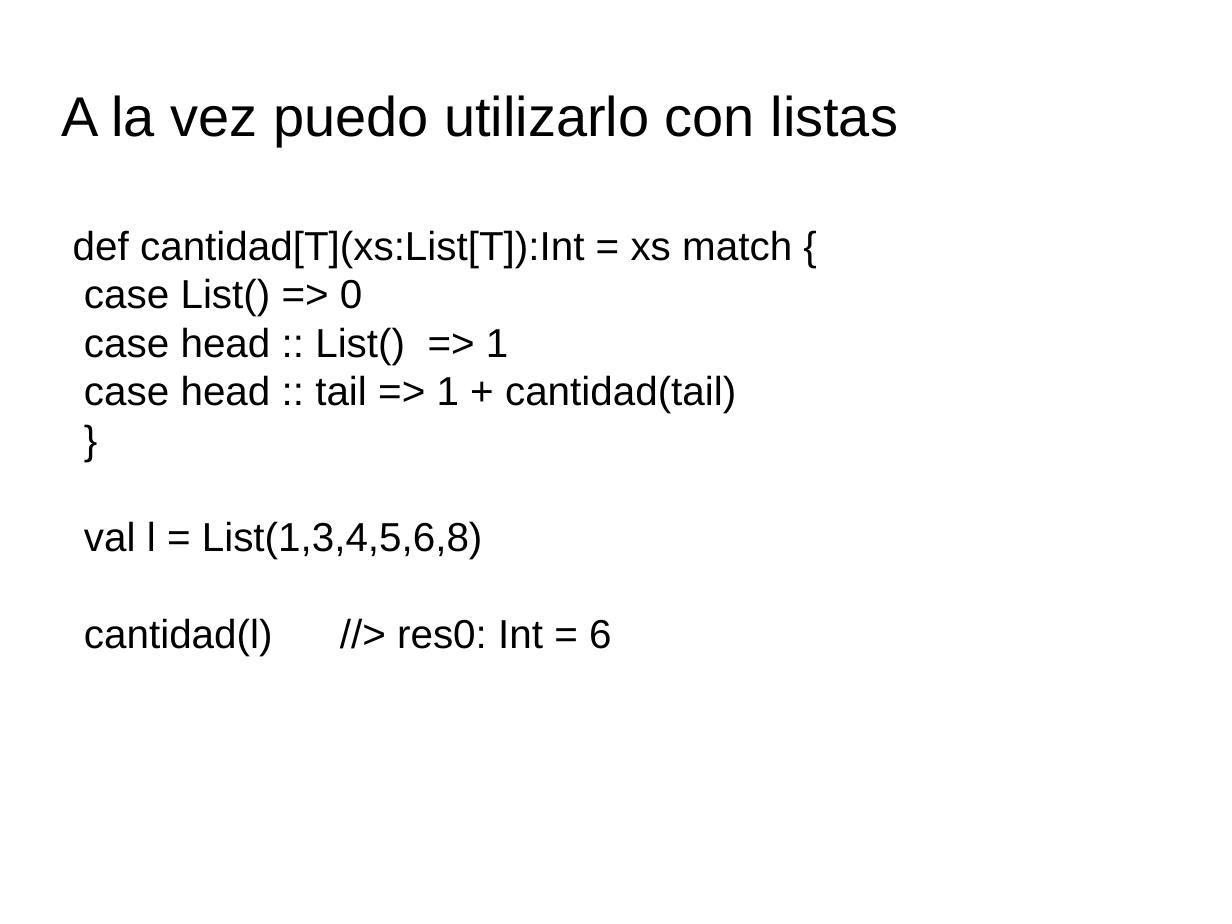
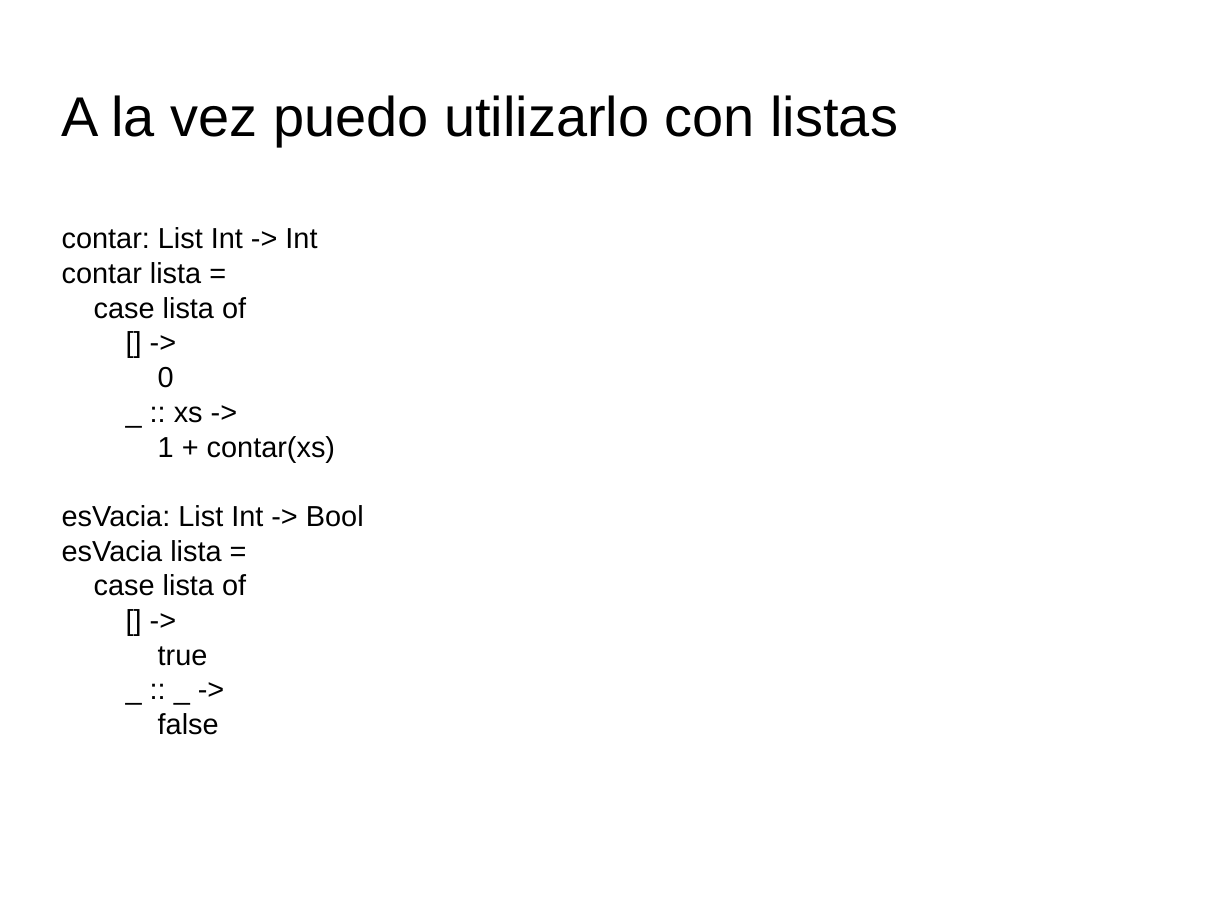
Before and after one commit to Agustin-Nicolas-Torres/paradigmaUAP2025, a slide deck: slide 16 of funcional/clase3.pptx (slide 26 before the commit). Drawn at 1232x924 pixels with LibreOffice and Linux fonts; fonts in the diff are those of the drawing; background and template pictures are left out. Boxes give left, top, right and bottom in pixels: in the first picture for what was removed or moved away, otherwise in the second. Text is boxed around its words. In the diff, an @@ line names an element or a change of style, - is before the commit and + after.

```diff
--- a/funcional/clase3.pptx
+++ b/funcional/clase3.pptx
@@ text at box(62, 227, 364, 735): text changed; size 23.6 to 16.9 pt @@
-def cantidad[T](xs:List[T]):Int = xs match {
-case List() => 0
-case head :: List() => 1
-case head :: tail => 1 + cantidad(tail)
-}
-val l = List(1,3,4,5,6,8)
-cantidad(l) //> res0: Int = 6
+contar: List Int -> Int
+contar lista =
+case lista of
+[] ->
+0
+_ :: xs ->
+1 + contar(xs)
+esVacia: List Int -> Bool
+esVacia lista =
+case lista of
+[] ->
+true
+_ :: _ ->
+false
```
Also in this commit, not shown: 1 other slide changed, 8 slides added, 21 slides removed, 1 other file.
